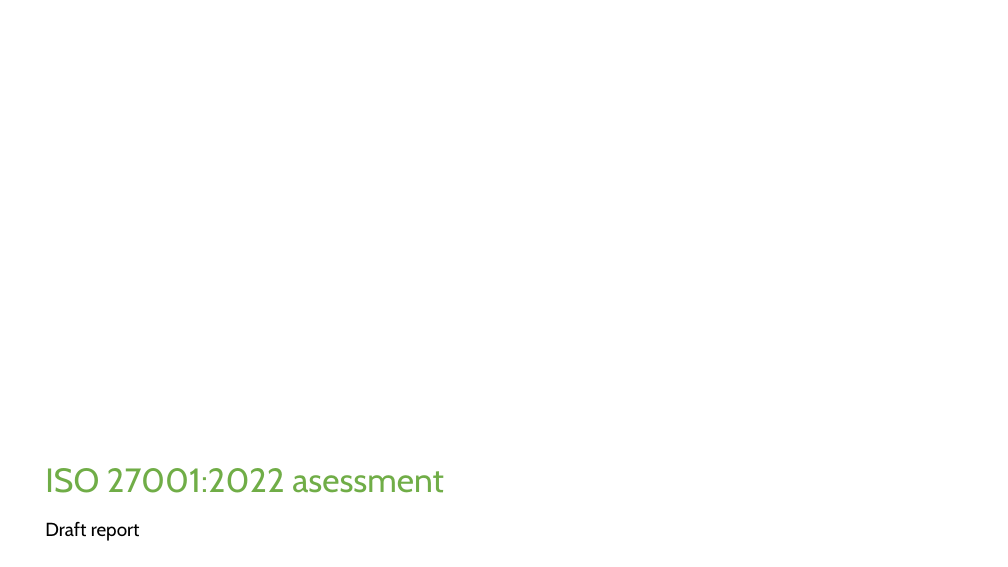
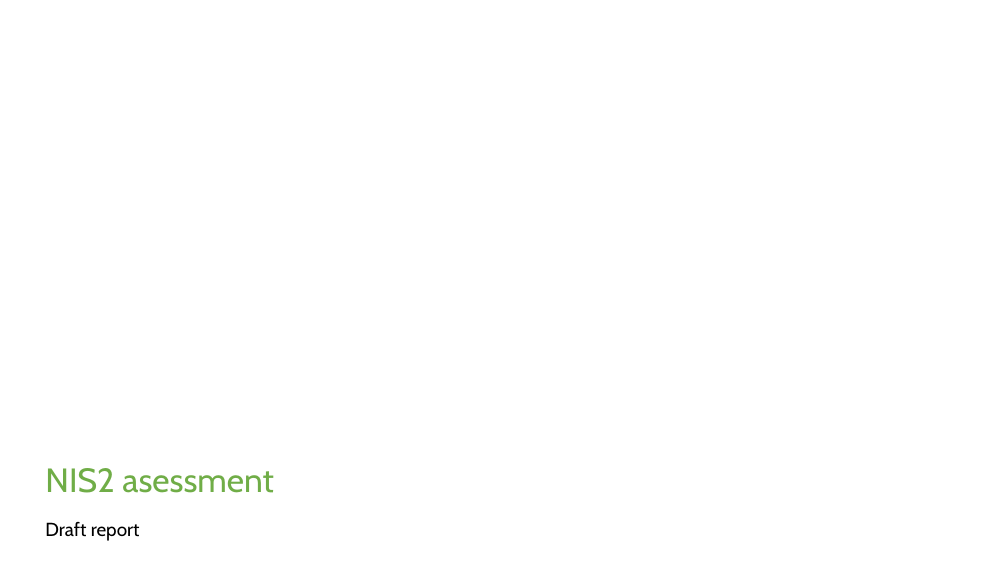
Before and after one commit to Rokas01/tprm, a slide deck: slide 1 of filename.pptx. Drawn at 1008x567 pixels with LibreOffice and Linux fonts; fonts in the diff are those of the drawing; background and template pictures are left out. Boxes give left, top, right and bottom in pixels: in the first picture for what was removed or moved away, otherwise in the second. Text is boxed around its words. In the diff, an @@ line names an element or a change of style, - is before the commit and + after.

```diff
--- a/filename.pptx
+++ b/filename.pptx
@@ title at bbox=[45, 468, 274, 493]: text changed @@
-ISO 27001:2022 asessment
+NIS2 asessment
```
Also in this commit, not shown: 7 other slides changed, 93 slides added, 11 slides removed, 2 other files.
